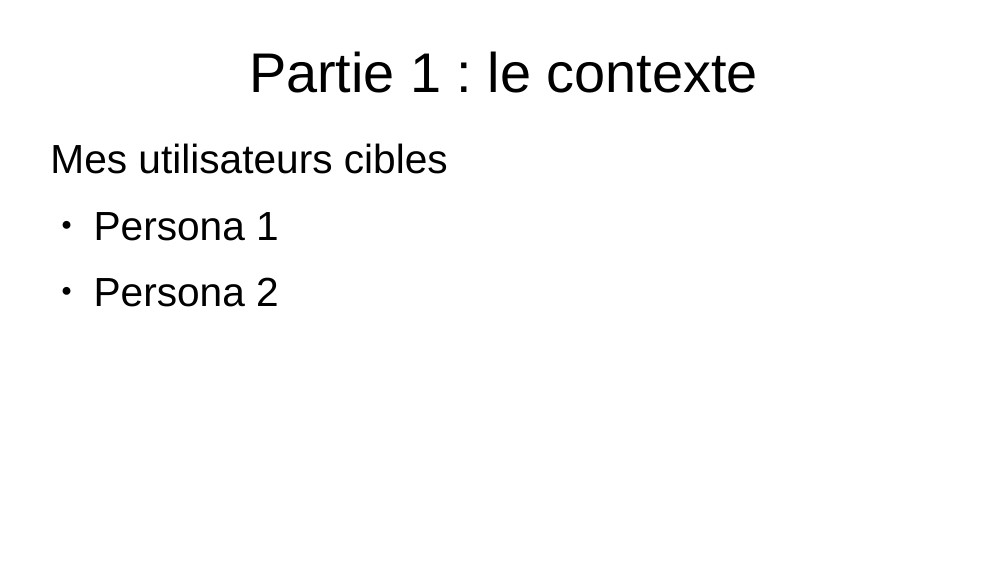
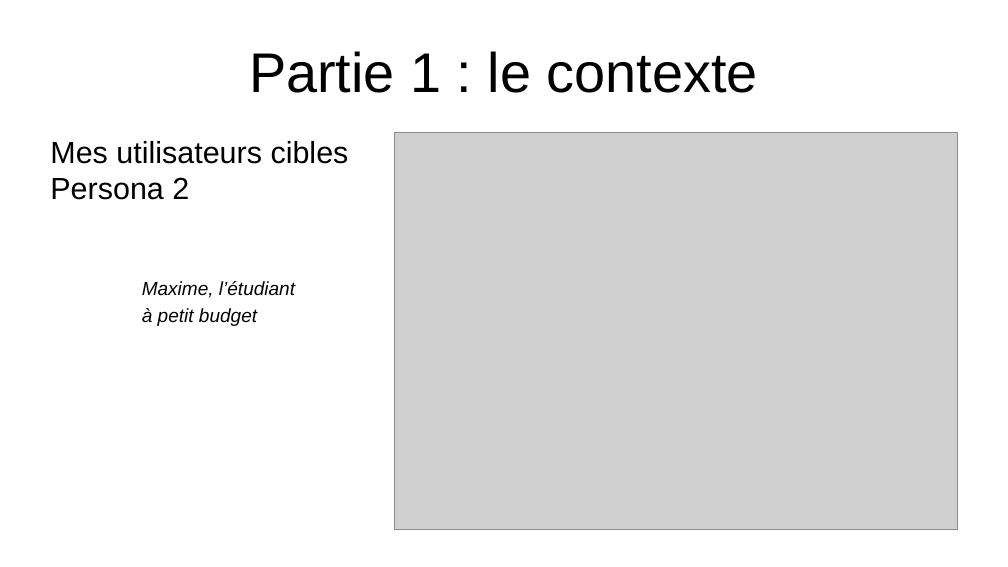
Before and after one commit to EmmaBroudic/Projet-Nooky, a slide deck: slide 8 of doc/Nooky.odp (slide 7 before the commit). Drawn at 1008x567 pixels with LibreOffice and Linux fonts; fonts in the diff are those of the drawing; grey boxes stand for pictures. Boxes give left, top, right and bottom in pixels: in the first picture for what was removed or moved away, otherwise in the second. Text is boxed around its words. In the diff, an @@ line names an element or a change of style, - is before the commit and + after.

```diff
--- a/doc/Nooky.odp
+++ b/doc/Nooky.odp
@@ text at [50,141,349,326]: text changed; size 32 to 24 pt @@
-Mes utilisateurs cibles
-● Persona 1
-● Persona 2
+Mes utilisateurs cibles
+Persona 2
+Maxime, l’étudiant
+à petit budget
@@ picture added at [395,133,958,530] @@
```
Also in this commit, not shown: 5 other slides changed, 9 slides added, 1 slide removed, 7 other files.
